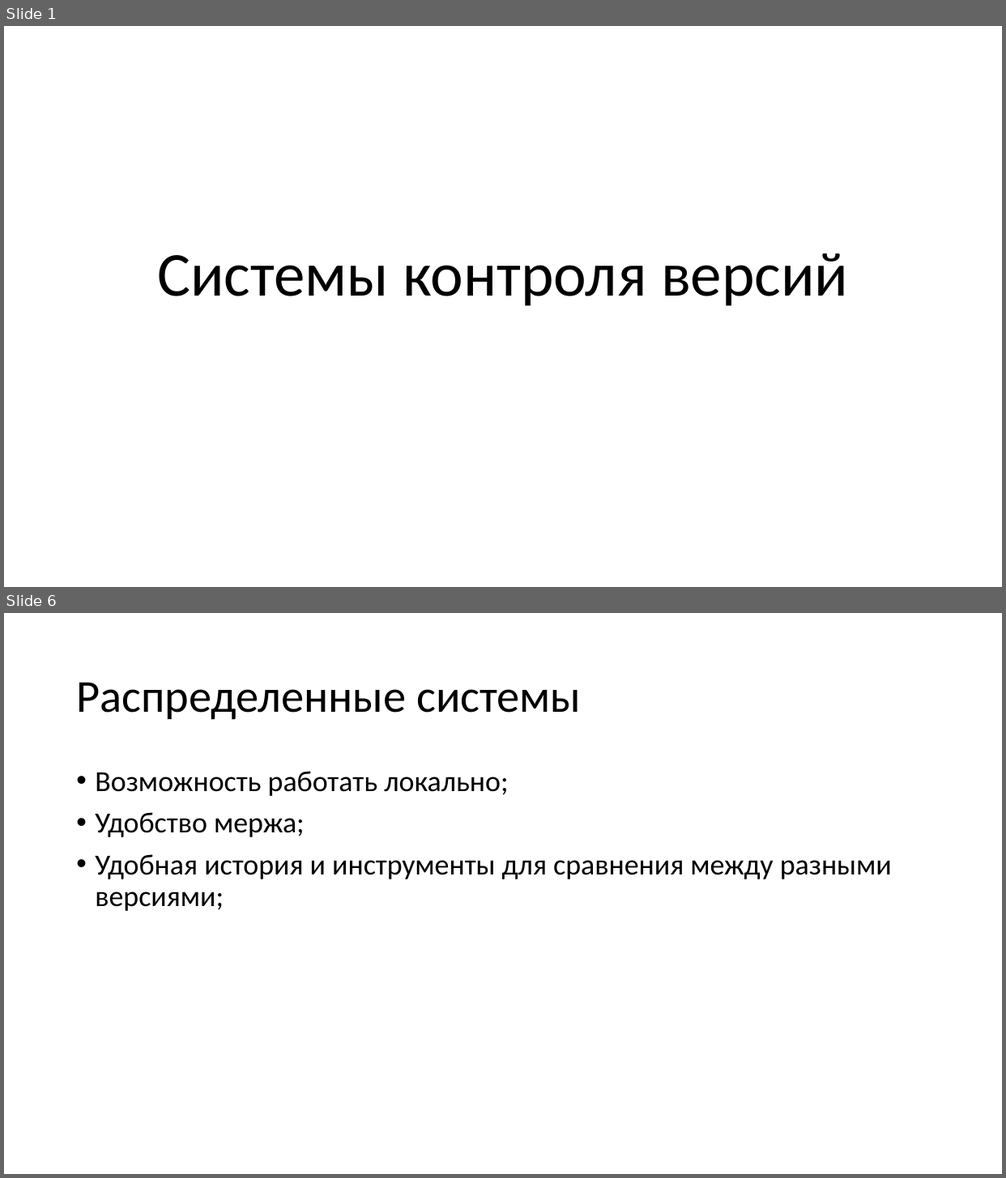
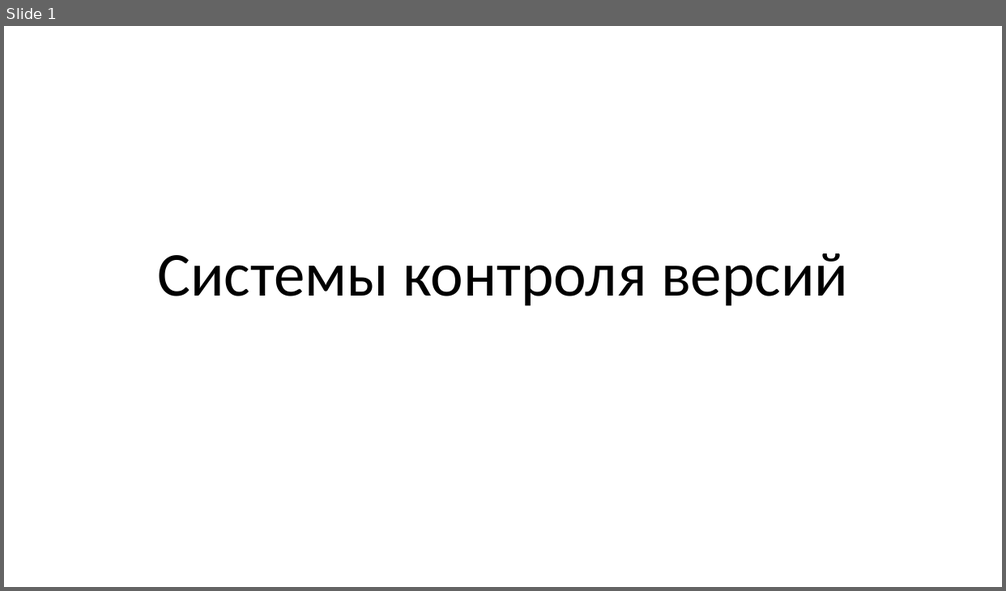
Before and after one commit to waxlight/presentation, a slide deck: Системы контроля версий.pptx. Shown one above the other, each under a label of ours: slides 1 and 6 before the commit, slide 1 after it; the slides between them are not shown. The pictures are 1006x1178 and 1006x591 pixels, drawn with LibreOffice and Linux fonts; fonts in the diff are those of the drawing. Boxes give left, top, right and bottom in pixels: in the first picture for what was removed or moved away, otherwise in the second. Text is boxed around its words. In the diff, an @@ line names an element or a change of style, - is before the commit and + after.

```diff
--- a/Системы контроля версий.pptx
+++ b/Системы контроля версий.pptx
@@ slide 6 removed at (4, 613, 1002, 1174), background #FFFFFF @@
@@ title removed at (76, 682, 581, 720) @@
-Распределенные системы
@@ text removed at (95, 771, 892, 911) @@
-• Возможность работать локально;
-• Удобство мержа;
-• Удобная история и инструменты для сравнения между разными версиями;
```
Also in this commit, not shown: 9 other slides removed.
